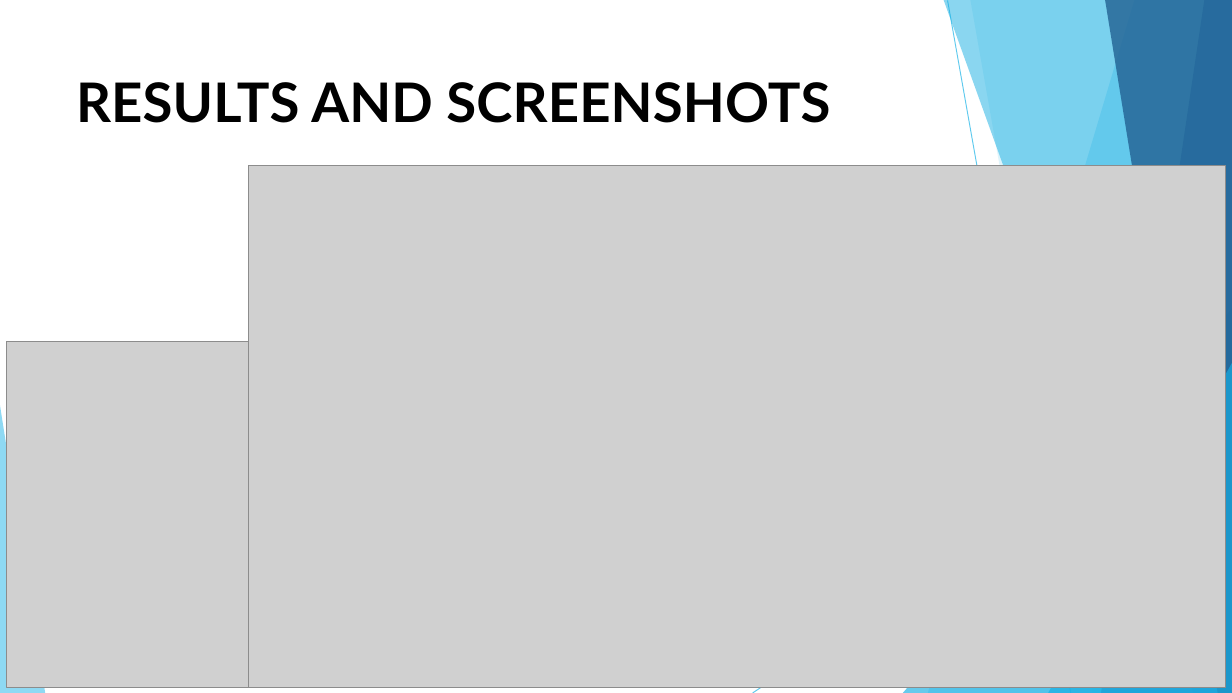
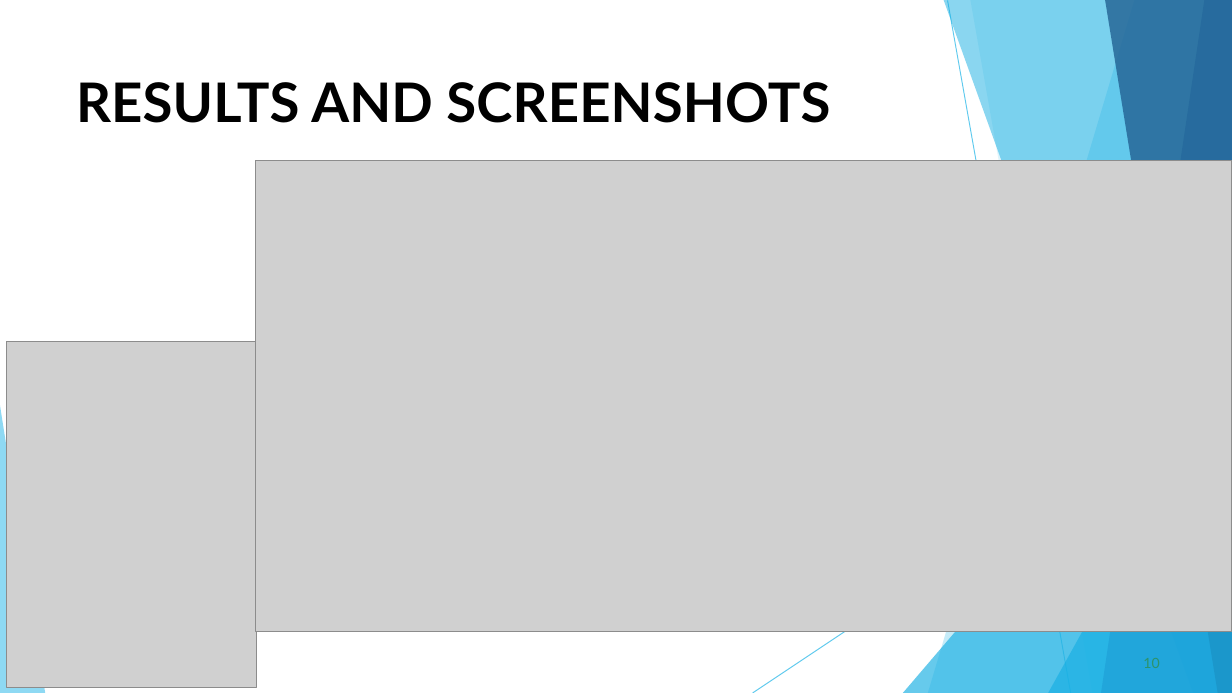
Before and after one commit to rinilkumar/final-project, a slide deck: slide 10 of FINAL_PROJECT[1].pptx. Drawn at 1232x693 pixels with LibreOffice and Linux fonts; fonts in the diff are those of the drawing; grey boxes stand for pictures. Boxes give left, top, right and bottom in pixels: in the first picture for what was removed or moved away, otherwise in the second. Text is boxed around its words. In the diff, an @@ line names an element or a change of style, - is before the commit and + after.

```diff
--- a/FINAL_PROJECT[1].pptx
+++ b/FINAL_PROJECT[1].pptx
@@ picture resized from (x1=249, y1=165, x2=1226, y2=688) to (x1=255, y1=161, x2=1232, y2=631) @@
@@ page number added at (x1=1143, y1=658, x2=1159, y2=668), 11 pt, text #2D936B @@
+10
```
Also in this commit, not shown: 1 slide added, 1 slide removed, 1 other file.
